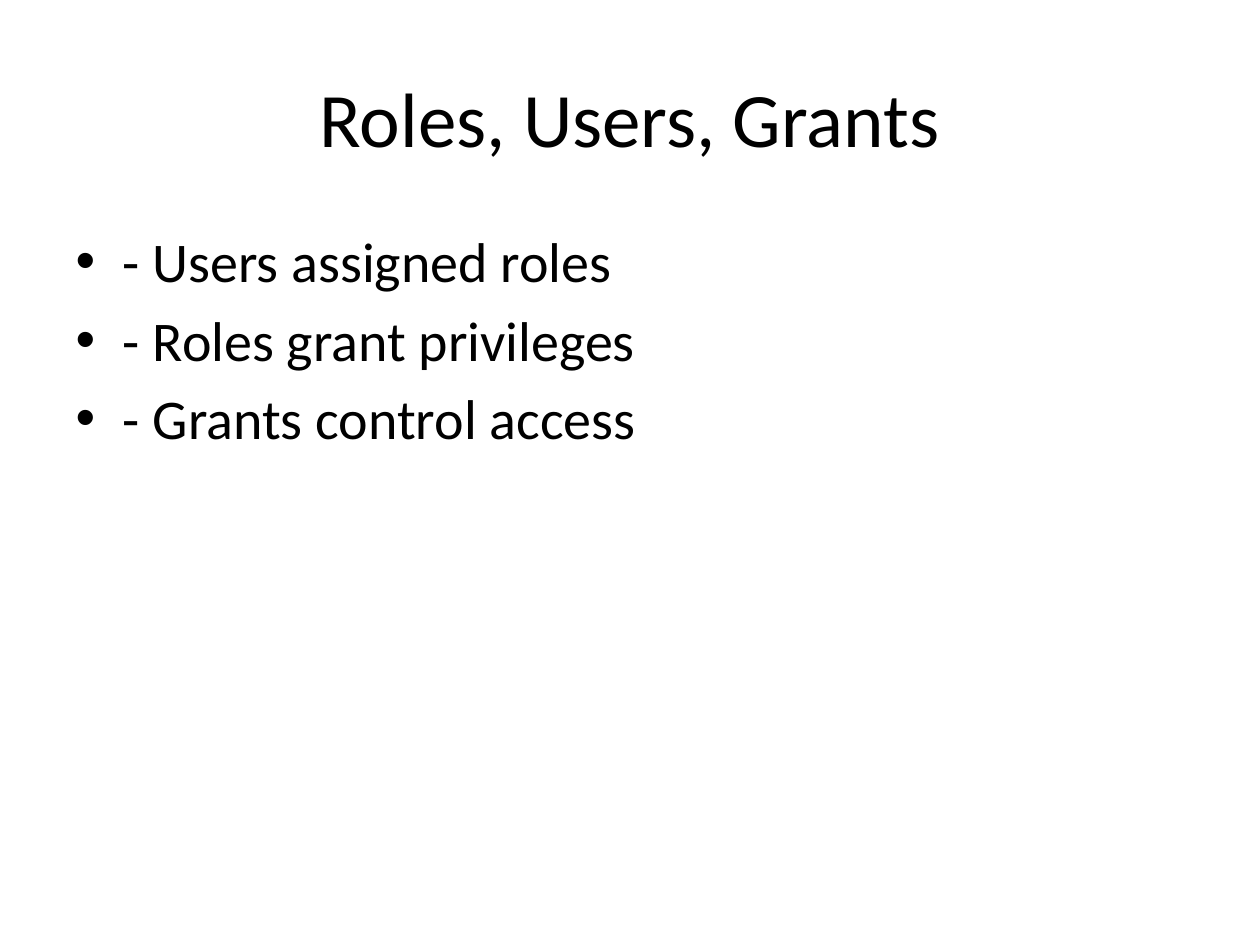
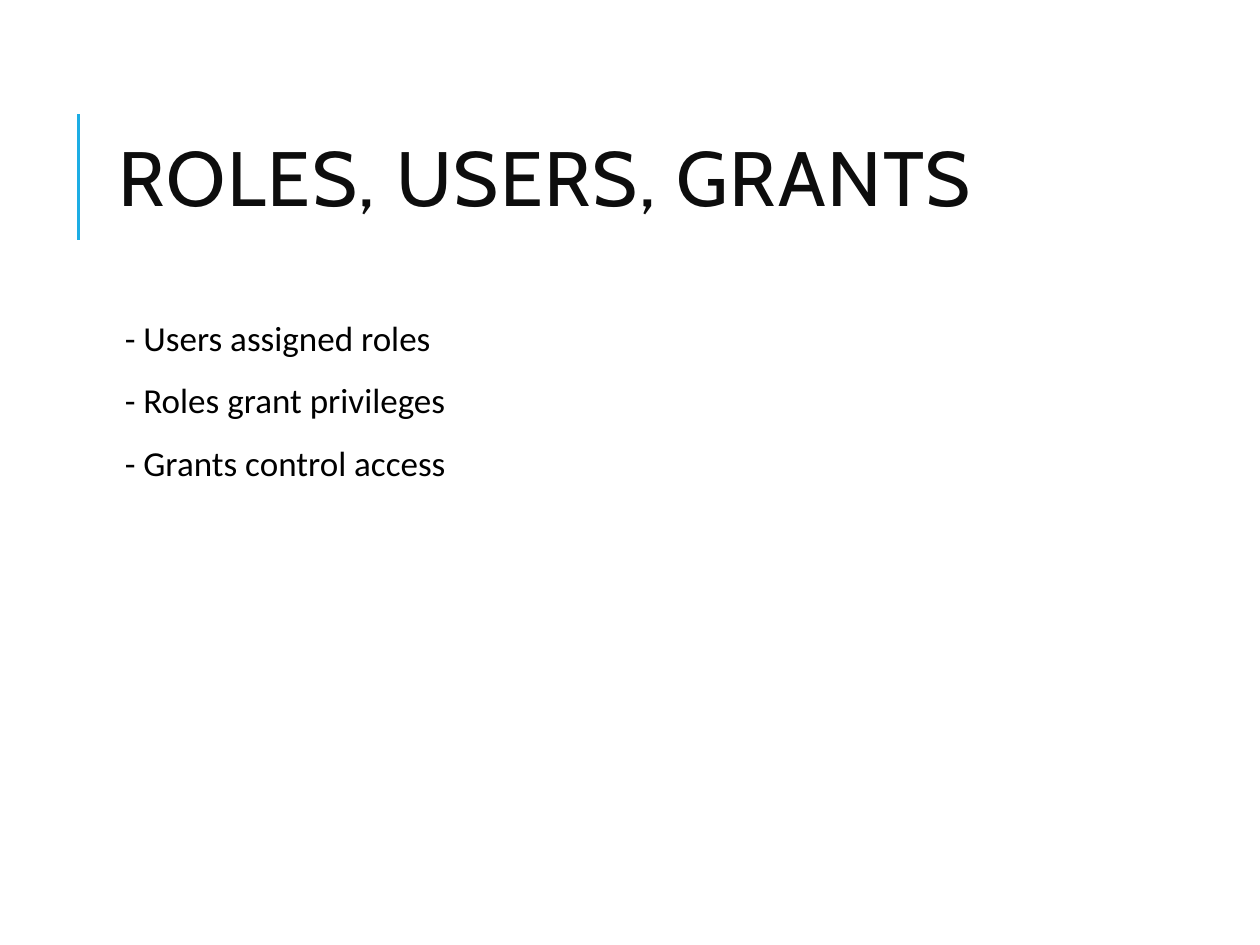
Before and after one commit to vikash-verma-profile/DE-Sig-March-2026, a slide deck: slide 16 of Week-2/Day-4/Snowflake_Modules_1_3.pptx. Drawn at 1260x945 pixels with LibreOffice and Linux fonts; fonts in the diff are those of the drawing. Boxes give left, top, right and bottom in pixels: in the first picture for what was removed or moved away, otherwise in the second. Text is boxed around its words. In the diff, an @@ line names an element or a change of style, - is before the commit and + after.

```diff
--- a/Week-2/Day-4/Snowflake_Modules_1_3.pptx
+++ b/Week-2/Day-4/Snowflake_Modules_1_3.pptx
@@ line added from (78, 239) to (78, 113), #1CADE4 1.5 pt @@
@@ title at box(118, 151, 970, 214): text changed; font Calibri to Cabin; text colour #000000 to #0D0D0D @@
-Roles, Users, Grants
+ROLES, USERS, GRANTS
@@ text "- Users assigned roles": place and size @@
-text "- Users assigned roles" at box(153, 243, 636, 440)
+text "- Users assigned roles" at box(143, 326, 445, 477)
@@ text "- Users assigned roles" at box(143, 326, 445, 477): size 32 to 20 pt; bullet • to  ; line spacing 1 to 0.9; more space between paragraphs @@
```
Also in this commit, not shown: 27 other slides changed, 5 other files.
